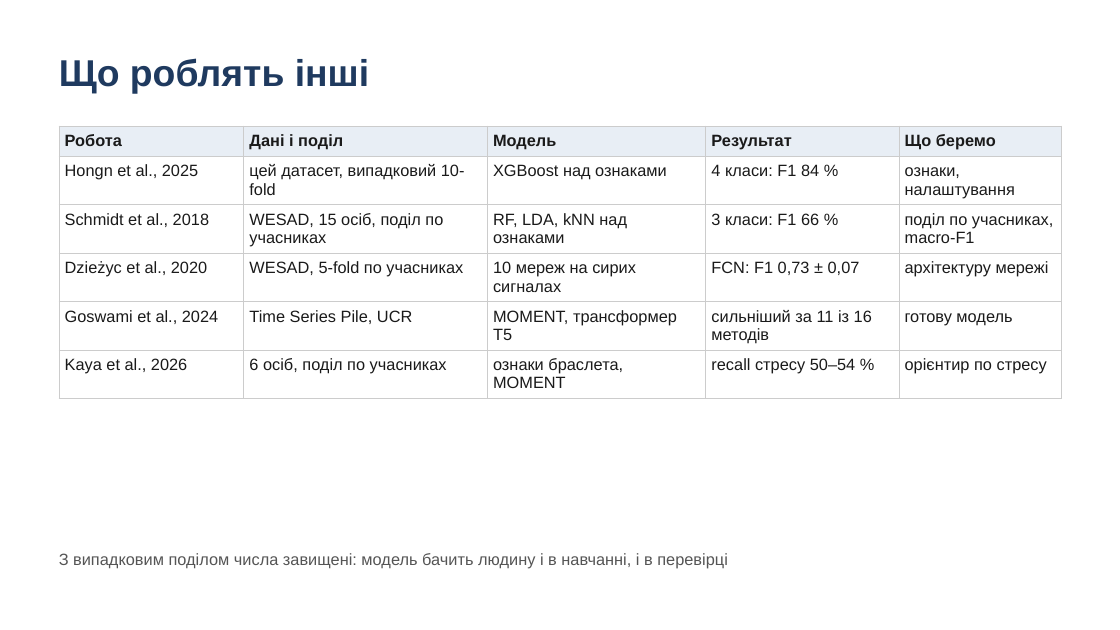
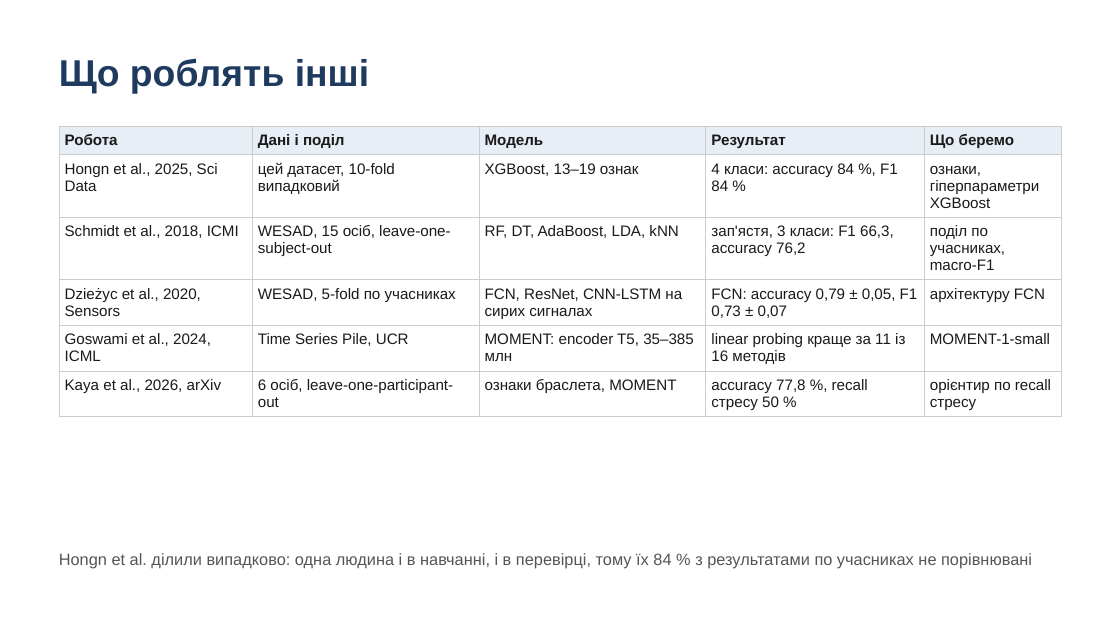
Before and after one commit to lukovskiy541/wearable-stress-exercise, a slide deck: slide 3 of presentation.pptx. Drawn at 1120x630 pixels with LibreOffice and Linux fonts; fonts in the diff are those of the drawing. Boxes give left, top, right and bottom in pixels: in the first picture for what was removed or moved away, otherwise in the second. Text is boxed around its words. In the diff, an @@ line names an element or a change of style, - is before the commit and + after.

```diff
--- a/presentation.pptx
+++ b/presentation.pptx
@@ table at bbox=[59, 126, 1061, 414] @@
-row 2: Hongn et al., 2025 | цей датасет, випадковий 10-fold | XGBoost над ознаками | 4 класи: F1 84 % | ознаки, налаштування
+row 2: Hongn et al., 2025, Sci Data | цей датасет, 10-fold випадковий | XGBoost, 13–19 ознак | 4 класи: accuracy 84 %, F1 84 % | ознаки, гіперпараметри XGBoost
-row 3: Schmidt et al., 2018 | WESAD, 15 осіб, поділ по учасниках | RF, LDA, kNN над ознаками | 3 класи: F1 66 % | поділ по учасниках, macro-F1
+row 3: Schmidt et al., 2018, ICMI | WESAD, 15 осіб, leave-one-subject-out | RF, DT, AdaBoost, LDA, kNN | зап'ястя, 3 класи: F1 66,3, accuracy 76,2 | поділ по учасниках, macro-F1
-row 4: Dzieżyc et al., 2020 | WESAD, 5-fold по учасниках | 10 мереж на сирих сигналах | FCN: F1 0,73 ± 0,07 | архітектуру мережі
+row 4: Dzieżyc et al., 2020, Sensors | WESAD, 5-fold по учасниках | FCN, ResNet, CNN-LSTM на сирих сигналах | FCN: accuracy 0,79 ± 0,05, F1 0,73 ± 0,07 | архітектуру FCN
-row 5: Goswami et al., 2024 | Time Series Pile, UCR | MOMENT, трансформер T5 | сильніший за 11 із 16 методів | готову модель
+row 5: Goswami et al., 2024, ICML | Time Series Pile, UCR | MOMENT: encoder T5, 35–385 млн | linear probing краще за 11 із 16 методів | MOMENT-1-small
-row 6: Kaya et al., 2026 | 6 осіб, поділ по учасниках | ознаки браслета, MOMENT | recall стресу 50–54 % | орієнтир по стресу
+row 6: Kaya et al., 2026, arXiv | 6 осіб, leave-one-participant-out | ознаки браслета, MOMENT | accuracy 77,8 %, recall стресу 50 % | орієнтир по recall стресу
@@ size 14 to 13 pt in "Робота", "Дані і поділ", "Модель", "Результат" and 5 more places @@
@@ text at bbox=[59, 553, 1032, 568]: text changed @@
-З випадковим поділом числа завищені: модель бачить людину і в навчанні, і в перевірці
+Hongn et al. ділили випадково: одна людина і в навчанні, і в перевірці, тому їх 84 % з результатами по учасниках не порівнювані
```
Also in this commit, not shown: 9 other slides changed, 1 other file.
